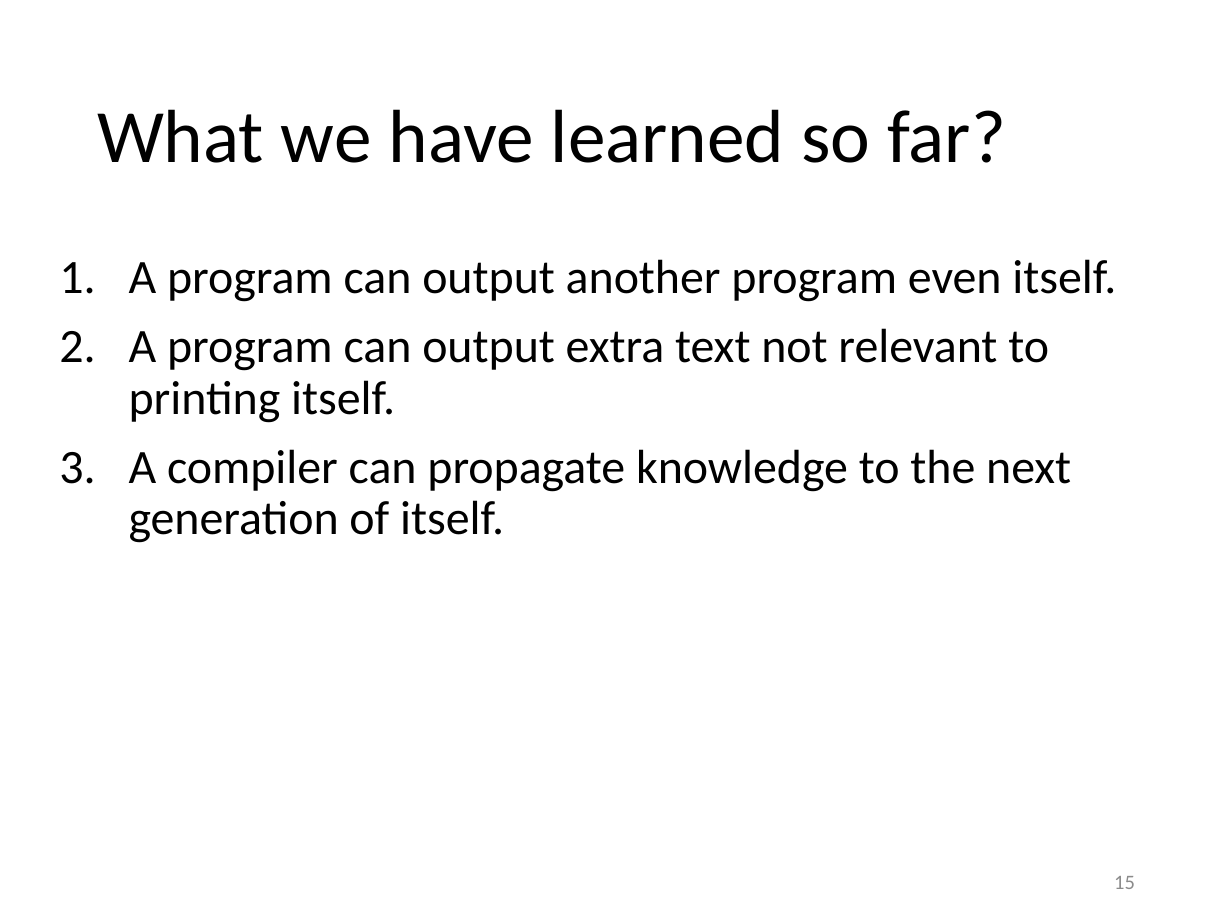
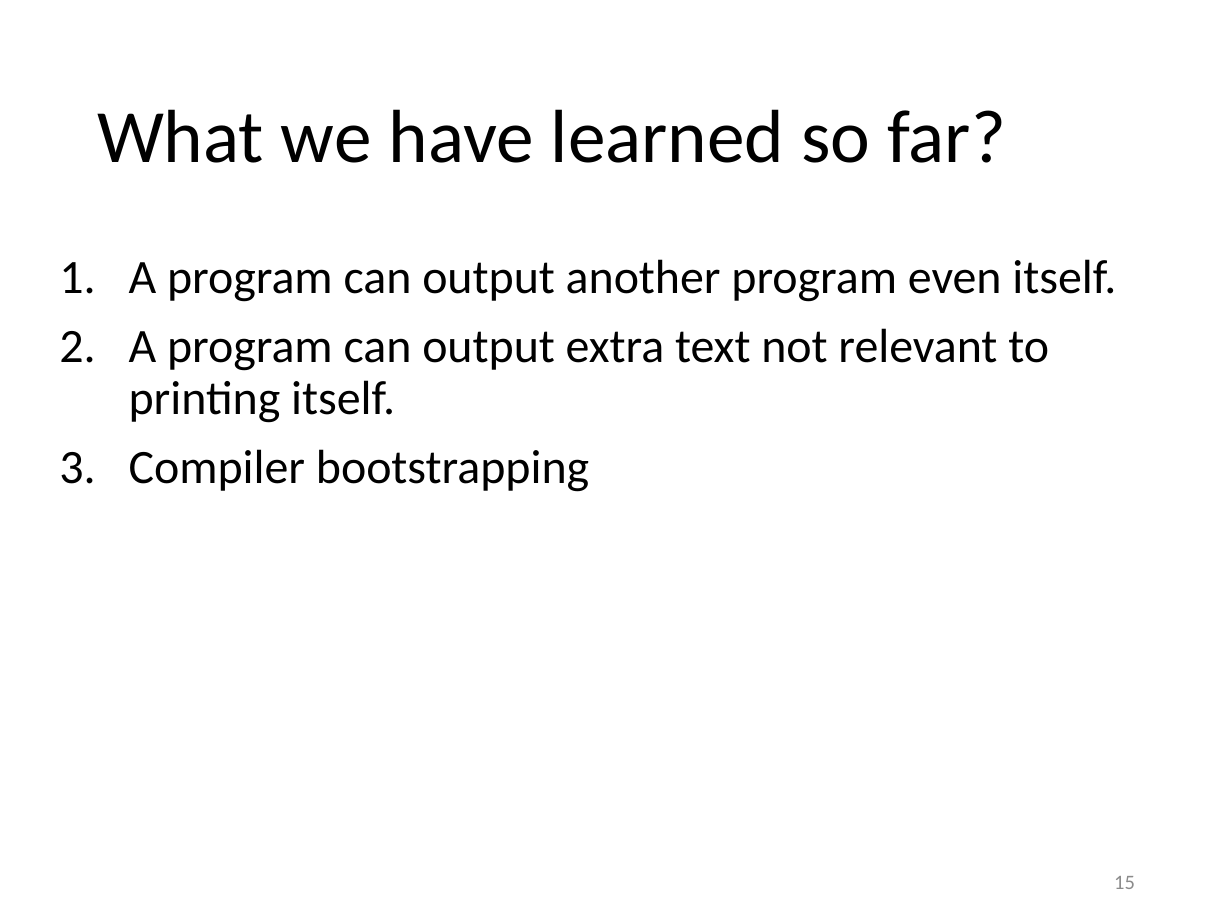
Before and after one commit to yeokm1/reflections-on-trusting-trust, a slide deck: slide 15 of reflections-on-trusting-trust-slides.pptx. Drawn at 1232x924 pixels with LibreOffice and Linux fonts; fonts in the diff are those of the drawing. Boxes give left, top, right and bottom in pixels: in the first picture for what was removed or moved away, otherwise in the second. Text is boxed around its words. In the diff, an @@ line names an element or a change of style, - is before the commit and + after.

Commit message:
adjust text to refer to compiler bootstrapping instead

```diff
--- a/reflections-on-trusting-trust-slides.pptx
+++ b/reflections-on-trusting-trust-slides.pptx
@@ text at bbox=[129, 449, 589, 492]: text changed @@
-3. A compiler can propagate knowledge to the next generation of itself.
+3. Compiler bootstrapping
```
Also in this commit, not shown: 1 other slide changed.
